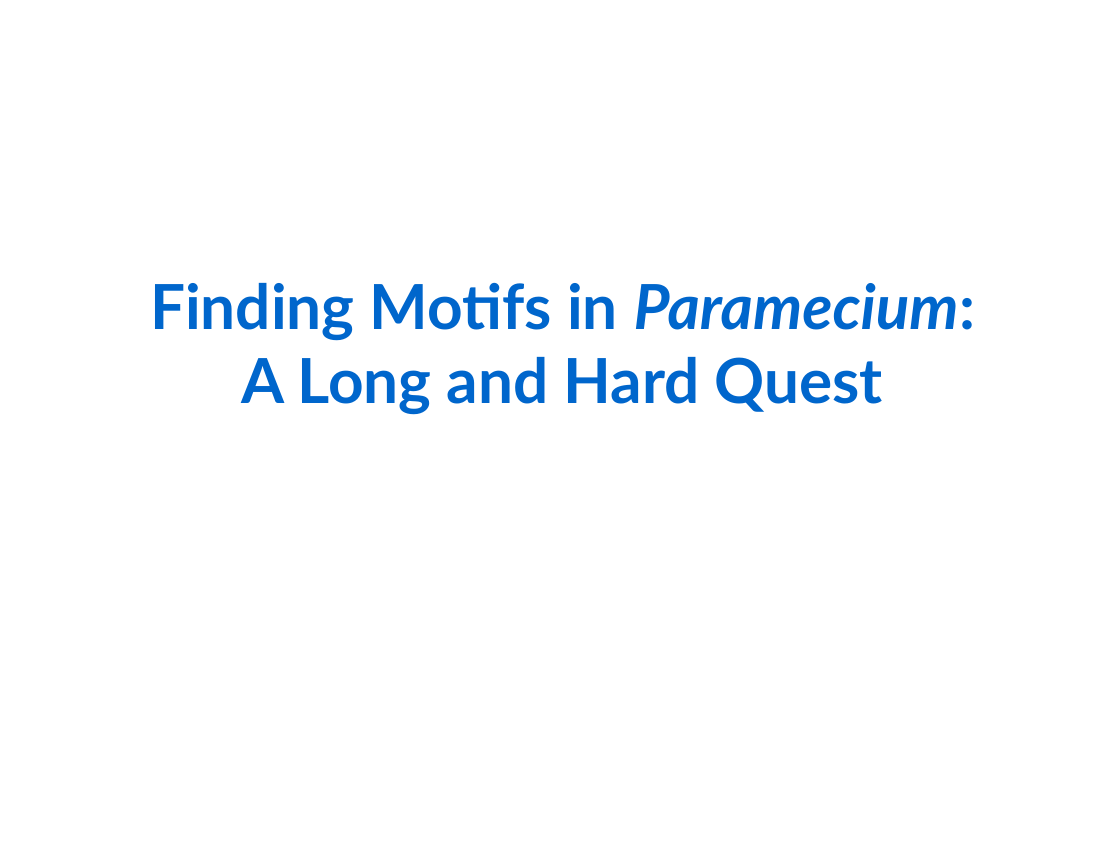
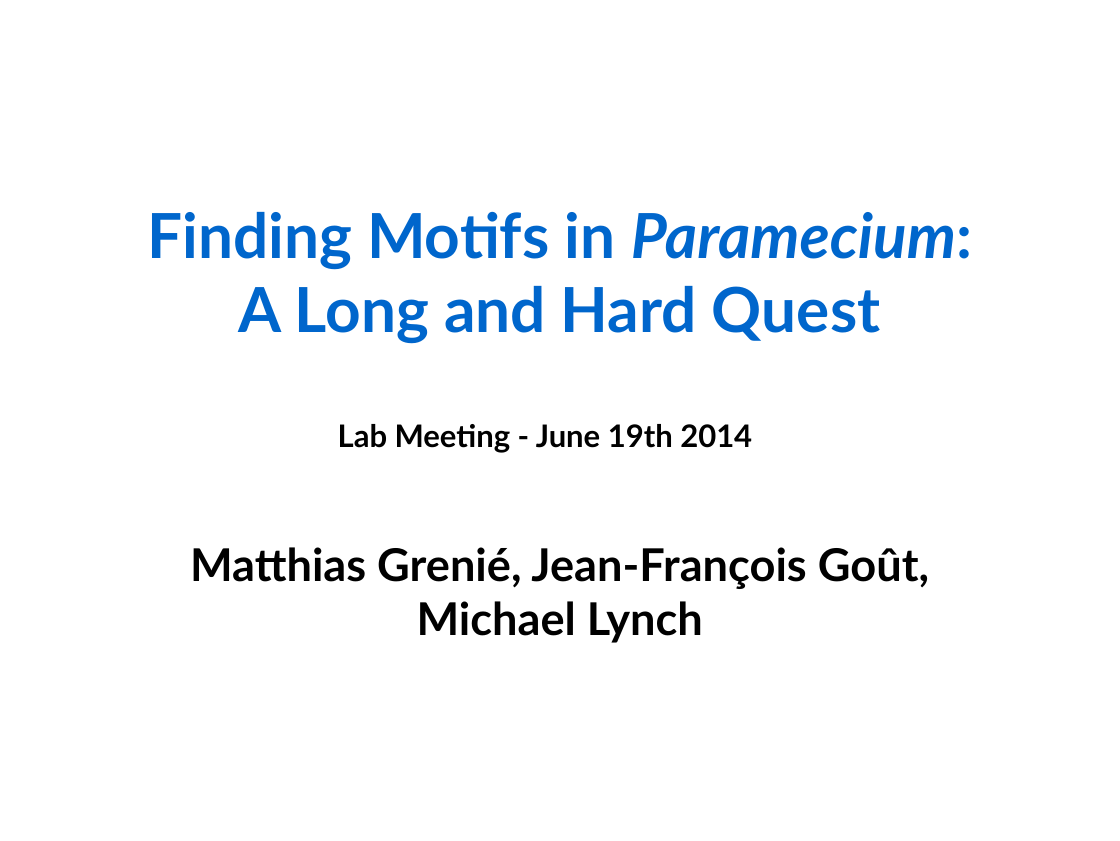
Before and after one commit to Rekyt/lynchlabpresentation2014, a slide deck: slide 1 of LabMeetingPresentation.odp. Drawn at 1120x841 pixels with LibreOffice and Linux fonts; fonts in the diff are those of the drawing. Boxes give left, top, right and bottom in pixels: in the first picture for what was removed or moved away, otherwise in the second. Text is boxed around its words. In the diff, an @@ line names an element or a change of style, - is before the commit and + after.

Commit message:
Made a proper title slide

```diff
--- a/LabMeetingPresentation.odp
+++ b/LabMeetingPresentation.odp
@@ text "Finding Motifs in Paramecium:": place and size @@
-text "Finding Motifs in Paramecium:" at (150, 283, 975, 415)
+text "Finding Motifs in Paramecium:" at (147, 212, 972, 344)
@@ text added at (338, 424, 752, 453), 22 pt, text #000000, bold @@
+Lab Meeting - June 19th 2014
@@ text added at (190, 547, 929, 643), 32 pt, text #000000, bold @@
+Matthias Grenié, Jean-François Goût, Michael Lynch
```
